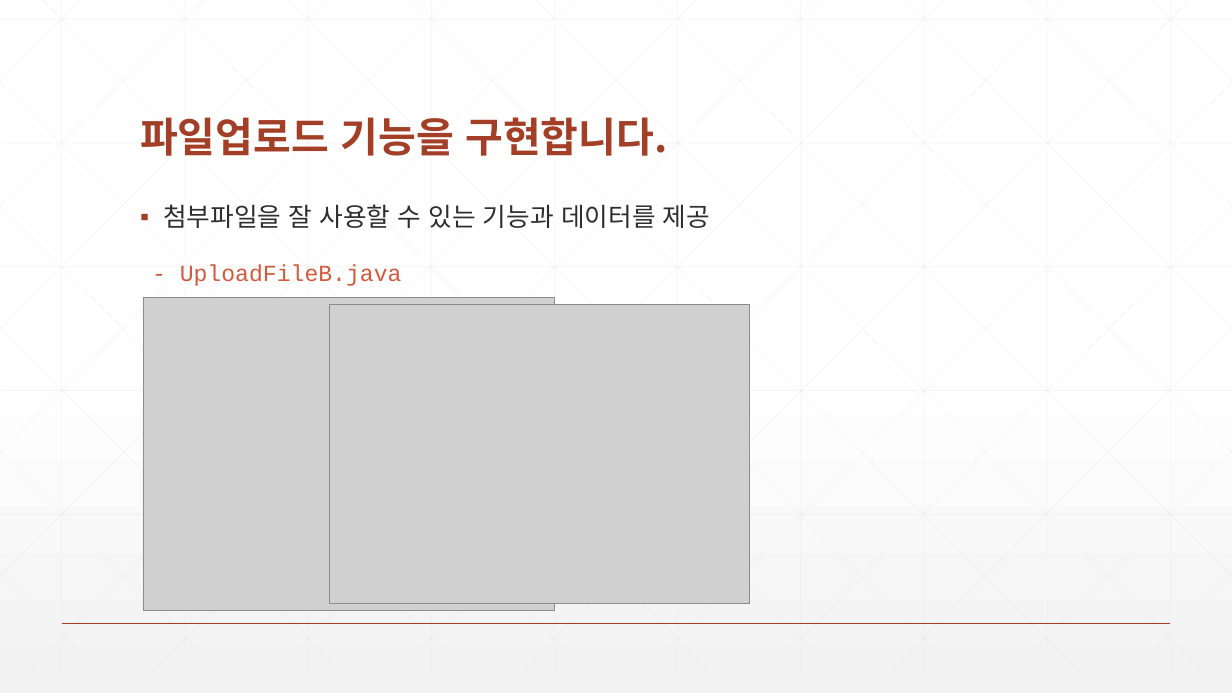
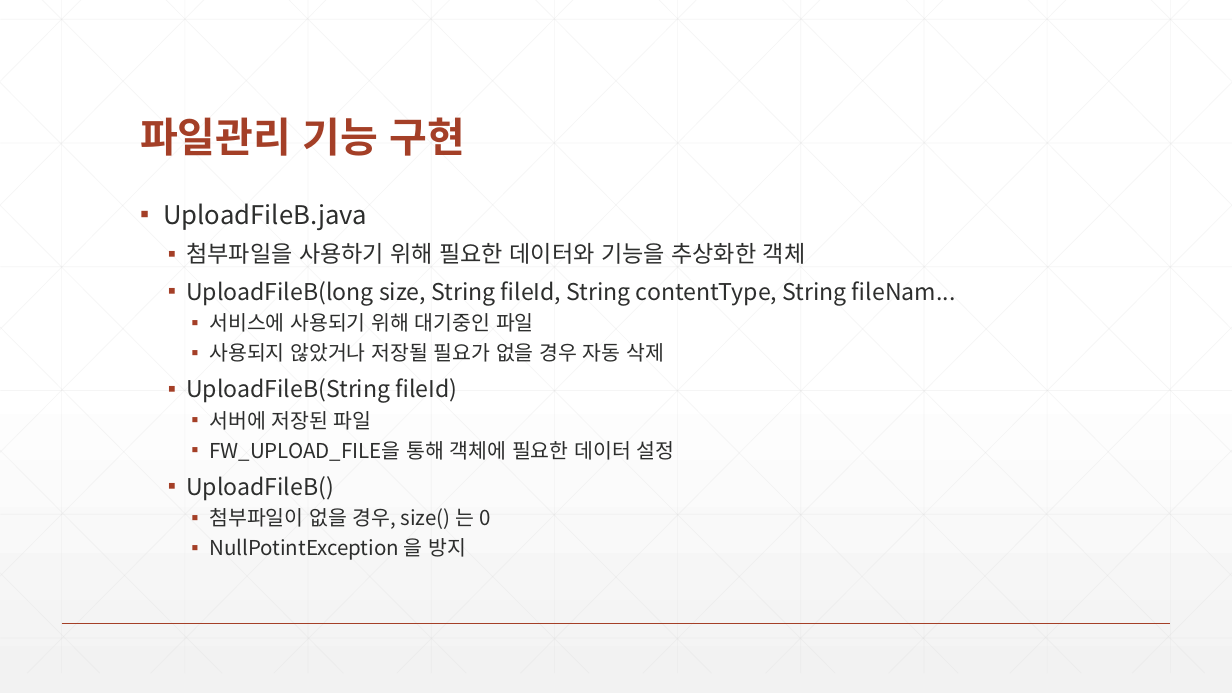
Before and after one commit to zeroshift01/code5, a slide deck: slide 5 of inflearn01/doc/심화_파일업로드기능을구현합니다.pptx. Drawn at 1232x693 pixels with LibreOffice and Linux fonts; fonts in the diff are those of the drawing; grey boxes stand for pictures. Boxes give left, top, right and bottom in pixels: in the first picture for what was removed or moved away, otherwise in the second. Text is boxed around its words. In the diff, an @@ line names an element or a change of style, - is before the commit and + after.

```diff
--- a/inflearn01/doc/심화_파일업로드기능을구현합니다.pptx
+++ b/inflearn01/doc/심화_파일업로드기능을구현합니다.pptx
@@ title at (140,117,466,156): text changed @@
-파일업로드 기능을 구현합니다.
+파일관리 기능 구현
@@ text at (163,203,956,560): text changed; size 20 to 18 pt @@
-▪ 첨부파일을 잘 사용할 수 있는 기능과 데이터를 제공
+▪ UploadFileB.java
+  ▪ 첨부파일을 사용하기 위해 필요한 데이터와 기능을 추상화한 객체
+  ▪ UploadFileB(long size, String fileId, String contentType, String fileNam...
+    ▪ 서비스에 사용되기 위해 대기중인 파일
+    ▪ 사용되지 않았거나 저장될 필요가 없을 경우 자동 삭제
+  ▪ UploadFileB(String fileId)
+    ▪ 서버에 저장된 파일
+    ▪ FW_UPLOAD_FILE을 통해 객체에 필요한 데이터 설정
+  ▪ UploadFileB()
+    ▪ 첨부파일이 없을 경우, size() 는 0
+    ▪ NullPotintException 을 방지
@@ text removed at (180,264,402,286) @@
-- UploadFileB.java
@@ picture removed at (143,298,555,611) @@
@@ picture removed at (329,304,750,604) @@
```
Also in this commit, not shown: 4 other slides changed, 6 slides added, 2 slides removed, 5 other files.
